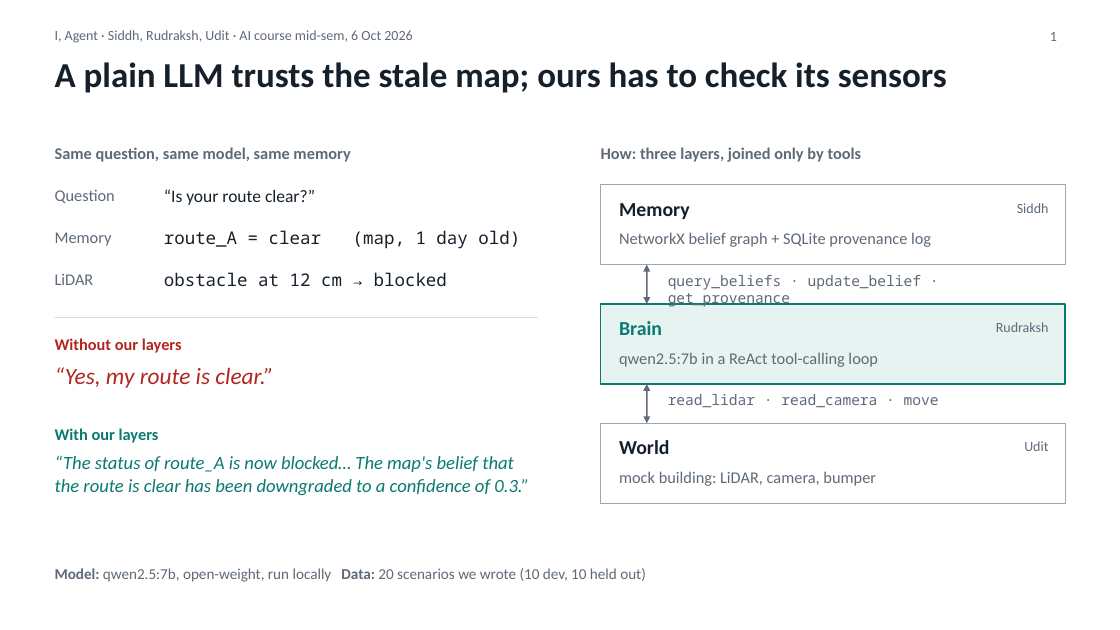
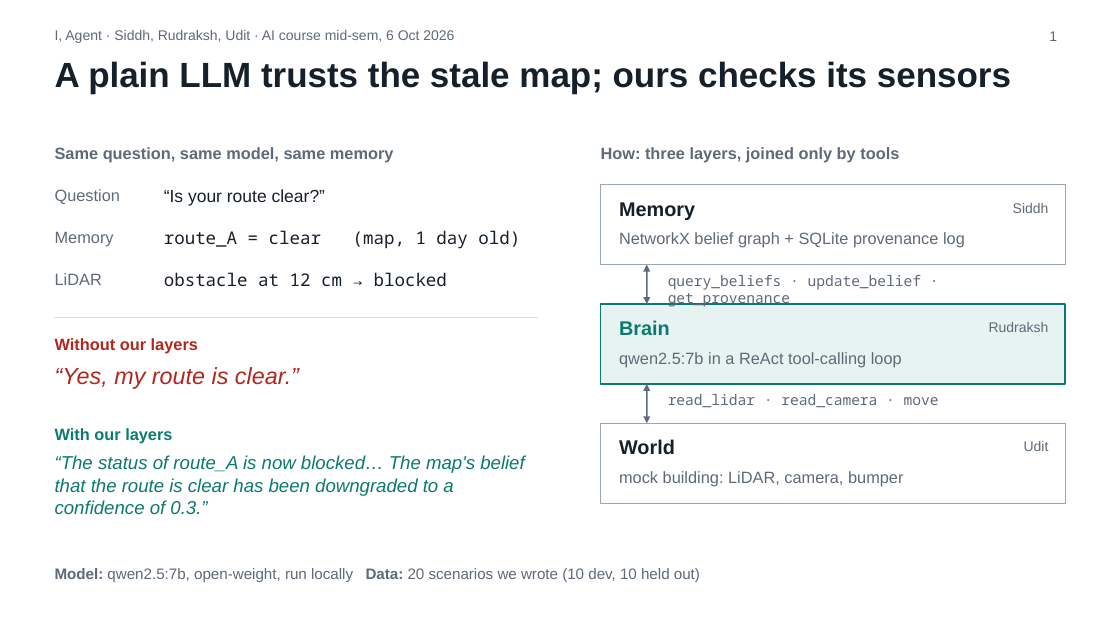
Before and after one commit to Sid-1806/I_Agent_AI_Project, a slide deck: slide 1 of I_Agent_FlashTalk.pptx. Drawn at 1120x630 pixels with LibreOffice and Linux fonts; fonts in the diff are those of the drawing. Boxes give left, top, right and bottom in pixels: in the first picture for what was removed or moved away, otherwise in the second. Text is boxed around its words. In the diff, an @@ line names an element or a change of style, - is before the commit and + after.

Commit message:
Switch the deck and belief-graph image to Arial

```diff
--- a/I_Agent_FlashTalk.pptx
+++ b/I_Agent_FlashTalk.pptx
@@ font Calibri to Arial in 22 elements at <box>55,147,394,162</box>, <box>55,189,120,204</box>, <box>164,189,325,206</box>, <box>55,231,114,246</box>, <box>55,273,102,285</box>, <box>55,338,198,354</box>, <box>55,367,299,389</box>, <box>55,428,172,444</box>, <box>55,455,524,515</box>, <box>601,147,899,162</box>, <box>619,202,695,220</box>, <box>1013,203,1049,213</box>, <box>619,232,965,248</box>, <box>619,320,670,335</box>, <box>989,322,1049,332</box>, <box>619,352,902,367</box>, <box>619,439,675,455</box>, <box>1024,441,1049,451</box>, <box>619,471,903,487</box>, <box>55,568,700,582</box>, <box>1049,31,1057,41</box>, <box>55,30,454,43</box> @@
@@ title at <box>55,61,1011,93</box>: text changed; font Calibri to Arial @@
-A plain LLM trusts the stale map; ours has to check its sensors
+A plain LLM trusts the stale map; ours checks its sensors
```
Also in this commit, not shown: 2 other slides changed, 2 other files.
